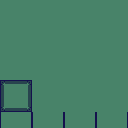
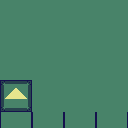
Revision of a layered 128px x 128px image; what changed, layer by layer:
painted on "DoorTexture.png" over [5, 88, 27, 99]
